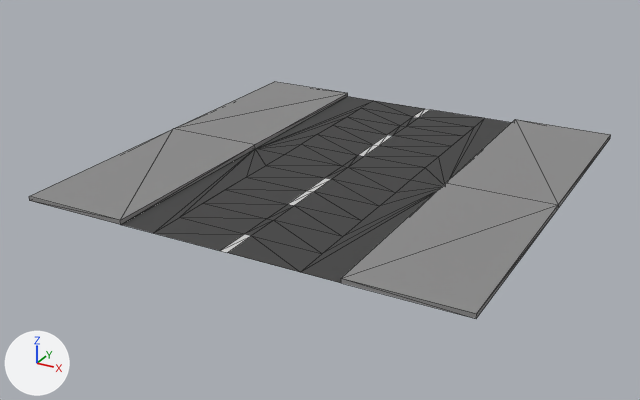
What one commit did to the glTF model src/assets/3D_Models/Streets/straight_road.gltf.
Before and after are seen from a 50 mm camera at (17.6, -34.5, 15.3) aimed at (-0.7, -1.1, -1.4). Every picture has the same lights, and +X, +Y and +Z are marked at lower left. Mesh edges are drawn as thin lines. Where no turn or scale is listed for an object, it has been applied to the vertices. Vertices at the same position are counted once.

In view in the first picture: 'Straight Road'.
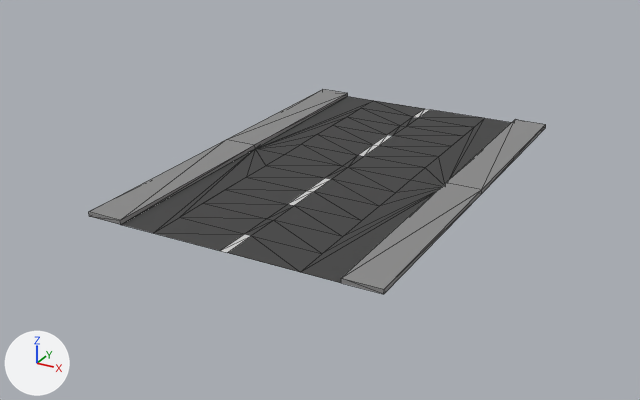
Boxes (x1, y1, x2, y2) around the edits, measured in the pictures (640 x 400 px):
'Straight Road', reshaped (21% narrower, 13% shorter)
    before: (29, 82, 611, 319)
    after: (89, 89, 546, 294)

The edits, one by one:
me_plane_001 is used by ob_straight_road; location (0.0, 0.0, 0.0).
me_plane_001 had 76 vertices, 140 faces and spanned x -10.0..10.0, y -10.0..10.0, z 0.0..0.2.
me_plane_001 now has 76 vertices, 140 faces and spans x -6.7..6.7, y -10.0..10.0, z 0.0..0.2.
Part 1, on me_plane_001:
10 vertices are removed from x -10.0..10.0, y -10.0..10.0, z 0.0..0.2.
29 faces are deleted.
2 vertices move from x 10.0, y -10.0, z 0.0..0.2 to x 6.7, y -10.0, z 0.0..0.2.
4 vertices are added at (6.7, 0.0, 0.0), (6.7, 10.0, 0.0), (6.7, 0.0, 0.2), (6.7, 10.0, 0.2).
6 new vertices lie (-1.7, 0.0, 0.0) away from vertices in x -5.0, y -10.0..10.0, z 0.0..0.2.
7 new faces join them, mat_street (black #444444).
22 new faces join them, mat_sidewalk (grey #8b8b8b).
